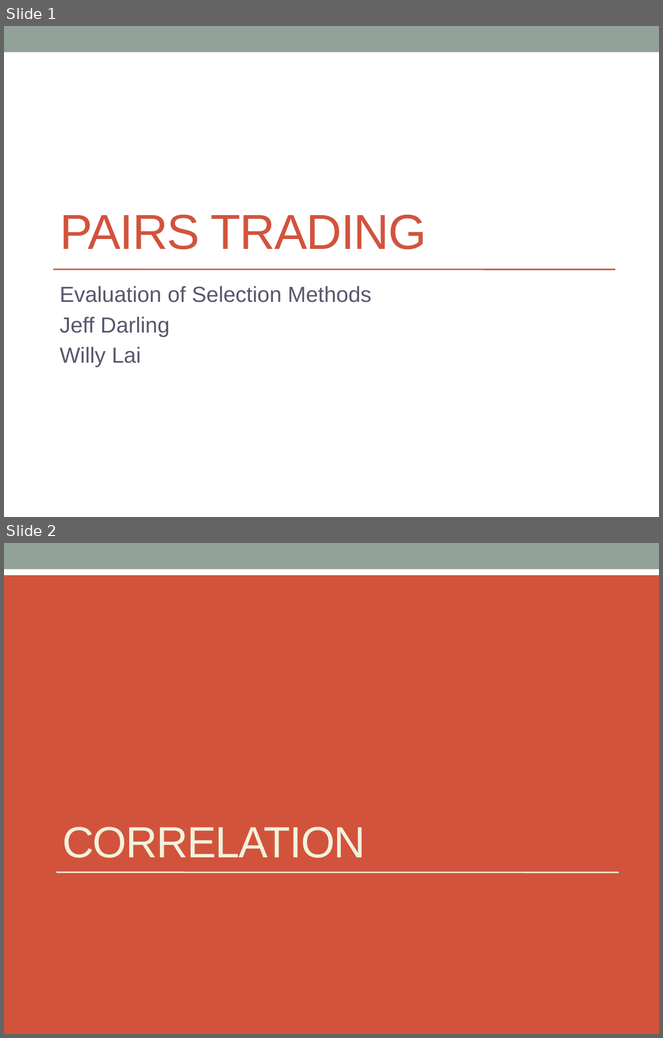
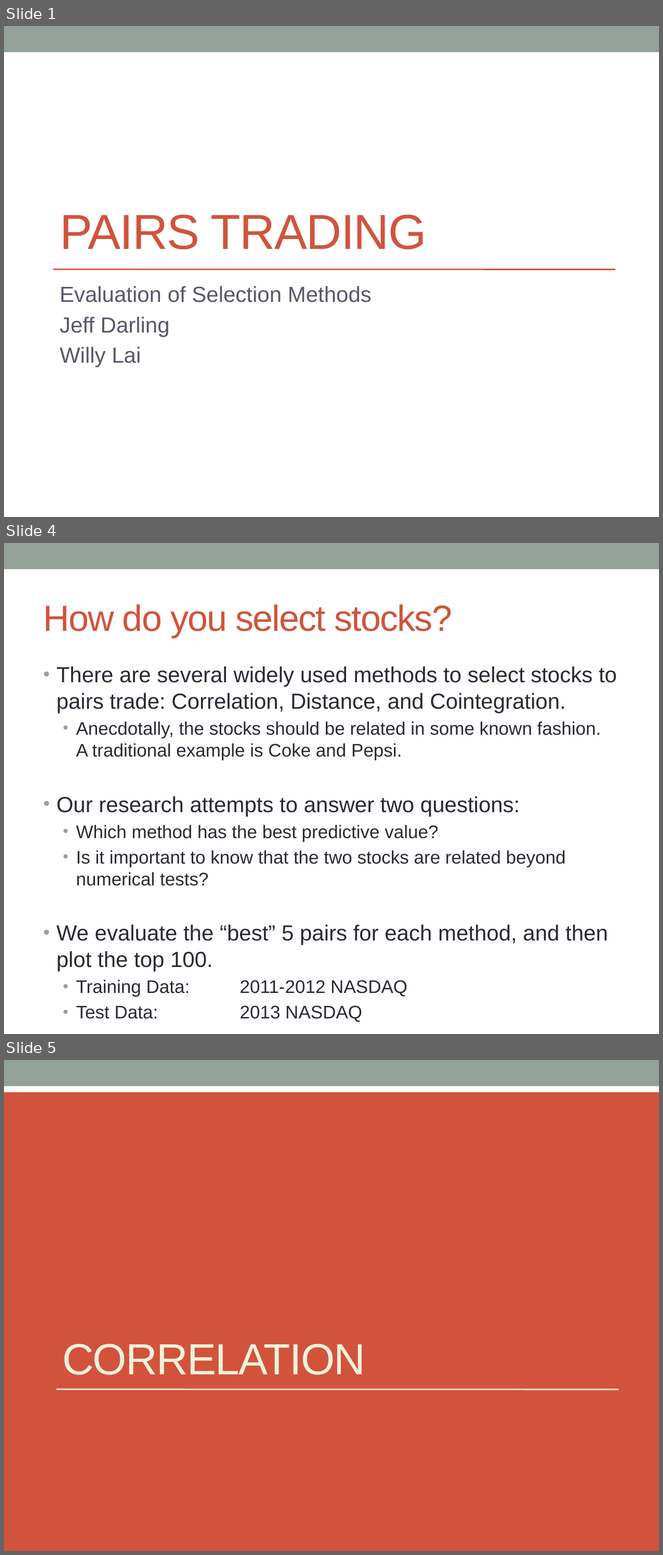
Before and after one commit to jeffreydarling/222project, a slide deck: PairsTradeSlides.pptx. Shown one above the other, each under a label of ours: slides 1 and 2 before the commit, slides 1, 4 and 5 after it; the slides between them are not shown. The pictures are 663x1038 and 663x1555 pixels, drawn with LibreOffice and Linux fonts; fonts in the diff are those of the drawing. Boxes give left, top, right and bottom in pixels: in the first picture for what was removed or moved away, otherwise in the second. Text is boxed around its words. In the diff, an @@ line names an element or a change of style, - is before the commit and + after.

```diff
--- a/PairsTradeSlides.pptx
+++ b/PairsTradeSlides.pptx
@@ slide 4 added at [4, 543, 659, 1034], background #FFFFFF; not listed: 1 template element that a slide beside it also shows @@
@@ title added at [44, 604, 452, 638], 40 pt, text #D2533C @@
+How do you select stocks?
@@ text added at [57, 666, 617, 997], 20 pt, text #292934 @@
+• There are several widely used methods to select stocks to pairs trade: Correlation, Distance, and Cointegration.
+  • Anecdotally, the stocks should be related in some known fashion. A traditional example is Coke and Pepsi.
+• Our research attempts to answer two questions:
+  • Which method has the best predictive value?
+  • Is it important to know that the two stocks are related beyond numerical tests?
+• We evaluate the “best” 5 pairs for each method, and then plot the top 100.
+  • Training Data: 2011-2012 NASDAQ
+  • Test Data: 2013 NASDAQ
@@ what was slide 2 is now slide 5 @@
```
Also in this commit, not shown: 18 other slides added, 1 slide removed, 3 other files.
